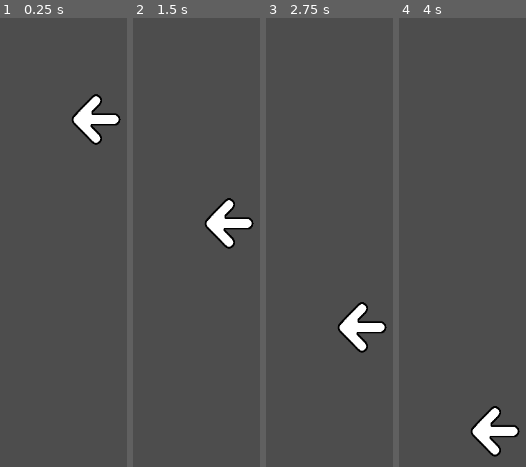
Above: before the commit, frames 1-4 (left to right).
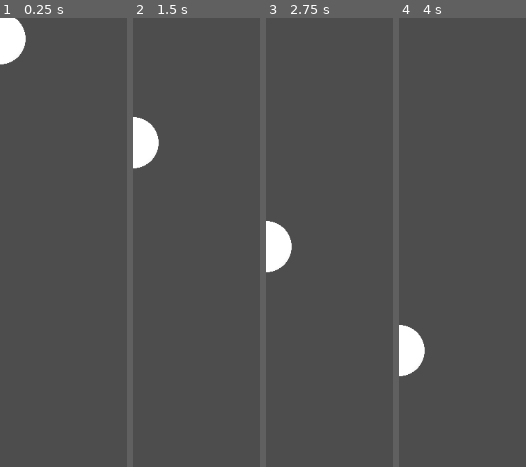
Above: after the commit, the same moments.

Repository: FrankyTheCatt/ArkadiaRhythm
Game: Godot game, scene res://sprites/Circle.tscn
Same seed, same stepped clock (60 frames per second), same inputs: the game is played once before the commit and once after it. Before the commit the project starts from res://KeyObject.tscn.
Inputs:
- Up to frame 1 (0.25 s): no input
- Up to frame 2 (1.5 s): hold D 0.53-1.28 s; tap F at 0.6, 1.35 s; hold S from 1.28 s (still down)
- Up to frame 3 (2.75 s): release S at 2.03 s; hold D from 2.03 s (still down); tap F at 2.1 s
- Up to frame 4 (4 s): release D at 2.78 s; hold Up 2.78-3.53 s; tap F at 2.85, 3.6 s; hold A from 3.53 s (still down)

The runs differ from the first frame. In frame 1, 3.8% of the frame differs, in the area x 0-96%, y 0-29%; in frame 2, 3.8%, in the area x 0-96%, y 22-52%; in frame 3, 3.8%; in frame 4, 3.8%.

Commit message:
carriles y nivel DONE

Diff:
--- a/Level.tscn
+++ /dev/null
@@ -1,12 +0,0 @@
-[gd_scene load_steps=3 format=3 uid="uid://cslbknm5nm8gw"]
-
-[ext_resource type="Script" path="res://level.gd" id="1_gykbn"]
-[ext_resource type="PackedScene" uid="uid://b7wd1cflll84l" path="res://CircleObject.tscn" id="2_5kq14"]
-
-[node name="Level" type="Node2D"]
-script = ExtResource("1_gykbn")
-
-[node name="Objects" type="Node2D" parent="."]
-
-[node name="CircleObject" parent="Objects" instance=ExtResource("2_5kq14")]
-position = Vector2(158, 584)
--- a/carriles.gd
+++ /dev/null
@@ -1,37 +0,0 @@
-extends Area2D
-
-const gravedad = 120
-var esta_dentro = false;
-var selected_Key = 0
-
-#Hace que la letra caiga
-func _process(delta):
-	position.y += gravedad * delta
-	if esta_dentro:
-		if Input.is_key_pressed(selected_Key):
-			print("debug=> Qué bien!")
-			queue_free()
-
-func spawn(key:int, pos:Vector2)->void:
-	position = pos
-	match key:
-		0:
-			selected_Key = KEY_LEFT
-			rotation_degrees = 0
-		1:
-			selected_Key = KEY_RIGHT
-			rotation_degrees = 180
-		2:
-			selected_Key = KEY_UP
-			rotation_degrees = 90
-		3:
-			selected_Key = KEY_DOWN
-			rotation_degrees = -90
-
-#Detecta un objeto si entra al área
-func _on_area_entered(area: Area2D) -> void:
-	esta_dentro = true
-
-#Detecta un objeto si sale del área
-func _on_area_exited(area: Area2D) -> void:
-	esta_dentro = false
--- a/icon.svg
+++ /dev/null
@@ -1 +0,0 @@
-<svg xmlns="http://www.w3.org/2000/svg" width="128" height="128"><rect width="124" height="124" x="2" y="2" fill="#363d52" stroke="#212532" stroke-width="4" rx="14"/><g fill="#fff" transform="translate(12.322 12.322)scale(.101)"><path d="M105 673v33q407 354 814 0v-33z"/><path fill="#478cbf" d="m105 673 152 14q12 1 15 14l4 67 132 10 8-61q2-11 15-15h162q13 4 15 15l8 61 132-10 4-67q3-13 15-14l152-14V427q30-39 56-81-35-59-83-108-43 20-82 47-40-37-88-64 7-51 8-102-59-28-123-42-26 43-46 89-49-7-98 0-20-46-46-89-64 14-123 42 1 51 8 102-48 27-88 64-39-27-82-47-48 49-83 108 26 42 56 81zm0 33v39c0 276 813 276 814 0v-39l-134 12-5 69q-2 10-14 13l-162 11q-12 0-16-11l-10-65H446l-10 65q-4 11-16 11l-162-11q-12-3-14-13l-5-69z"/><path d="M483 600c0 34 58 34 58 0v-86c0-34-58-34-58 0z"/><circle cx="725" cy="526" r="90"/><circle cx="299" cy="526" r="90"/></g><g fill="#414042" transform="translate(12.322 12.322)scale(.101)"><circle cx="307" cy="532" r="60"/><circle cx="717" cy="532" r="60"/></g></svg>
--- a/level.gd
+++ /dev/null
@@ -1 +0,0 @@
-extends Node2D
--- a/node_2d.tscn
+++ /dev/null
@@ -1,5 +0,0 @@
-[gd_scene format=3 uid="uid://cu6mpi1o5521n"]
-
-[node name="Node2D" type="Node2D"]
-
-[node name="HolaMundo" type="Node2D" parent="."]
--- a/project.godot
+++ b/project.godot
@@ -11,6 +11,5 @@
 [application]
 
 config/name="ArkadiaRythm"
-run/main_scene="res://KeyObject.tscn"
+run/main_scene="res://sprites/Circle.tscn"
 config/features=PackedStringArray("4.3", "Forward Plus")
-config/icon="res://icon.svg"
--- /dev/null
+++ b/scenes/Level.tscn
@@ -0,0 +1,31 @@
+[gd_scene load_steps=4 format=3 uid="uid://cslbknm5nm8gw"]
+
+[ext_resource type="Script" path="res://scenes/level.gd" id="1_gudhc"]
+[ext_resource type="PackedScene" uid="uid://cgsg7grhbovfi" path="res://sprites/Circle.tscn" id="2_l5qx0"]
+[ext_resource type="PackedScene" uid="uid://b7wd1cflll84l" path="res://sprites/AtrapaCircle.tscn" id="3_47rv0"]
+
+[node name="Level" type="Node2D"]
+script = ExtResource("1_gudhc")
+KeyObject = ExtResource("2_l5qx0")
+
+[node name="Objects" type="Node2D" parent="."]
+
+[node name="ColorObject" parent="Objects" instance=ExtResource("3_47rv0")]
+position = Vector2(412, 556)
+
+[node name="ColorObject2" parent="Objects" instance=ExtResource("3_47rv0")]
+position = Vector2(530, 558)
+
+[node name="ColorObject3" parent="Objects" instance=ExtResource("3_47rv0")]
+position = Vector2(643, 557)
+
+[node name="ColorObject4" parent="Objects" instance=ExtResource("3_47rv0")]
+position = Vector2(756, 556)
+
+[node name="Marker2D" type="Marker2D" parent="."]
+position = Vector2(586, 53)
+
+[node name="Timer" type="Timer" parent="."]
+autostart = true
+
+[connection signal="timeout" from="Timer" to="." method="_on_timer_timeout"]
--- /dev/null
+++ b/scenes/carriles.gd
@@ -0,0 +1,38 @@
+extends Area2D
+
+const gravedad = 120
+var esta_dentro = false
+var selected_Key = 0
+
+# Hace que la nota caiga
+func _process(delta):
+	position.y += gravedad * delta
+	if esta_dentro:
+		if Input.is_key_pressed(selected_Key):
+			print("debug=> Qué bien!")
+			queue_free()
+
+# Asignar un color y tecla fija por carril
+func spawn(key:int, pos:Vector2)->void:
+	position = pos
+	match key:
+		0:  # Carril 1
+			selected_Key = KEY_A
+			self.modulate = Color(1, 0, 0)  # Rojo
+		1:  # Carril 2
+			selected_Key = KEY_S
+			self.modulate = Color(1, 1, 0)  # Amarillo
+		2:  # Carril 3
+			selected_Key = KEY_D
+			self.modulate = Color(0, 0, 1)  # Azul
+		3:  # Carril 4
+			selected_Key = KEY_F
+			self.modulate = Color(0, 1, 0)  # Verde
+
+# Detecta si una nota entra en el área
+func _on_area_entered(area: Area2D) -> void:
+	esta_dentro = true
+
+# Detecta si una nota sale del área
+func _on_area_exited(area: Area2D) -> void:
+	esta_dentro = false
--- /dev/null
+++ b/scenes/level.gd
@@ -0,0 +1,30 @@
+extends Node2D
+@export var KeyObject: PackedScene
+
+var positions: Array = []
+var timers: Array = []  # Array para los temporizadores
+
+func _ready():
+	positions.append($Objects/ColorObject.global_position.x)
+	positions.append($Objects/ColorObject2.global_position.x)
+	positions.append($Objects/ColorObject3.global_position.x)
+	positions.append($Objects/ColorObject4.global_position.x)
+
+	# Crear y configurar un temporizador para cada carril
+	for i in range(4):
+		var timer = Timer.new()
+		timer.wait_time = randf_range(1.0, 3.0)  # Ritmo diferente para cada carril
+		timer.one_shot = false
+		# Usamos un closure para pasar el índice del carril correctamente
+		timer.connect("timeout", Callable(self, "_spawn").bind(i))
+		add_child(timer)
+		timers.append(timer)
+		timer.start()
+
+# Spawnea una nota en el carril específico
+func _spawn(carril:int):
+	var KeyInstance = KeyObject.instantiate()
+	var pos = $Marker2D.position
+	pos.x = positions[carril]  # Asignar la posición según el carril
+	KeyInstance.spawn(carril, pos)  # Pasar el carril y el color correspondiente
+	add_child(KeyInstance)
--- a/CircleObject.tscn
+++ b/sprites/AtrapaCircle.tscn
@@ -1,10 +1,10 @@
 [gd_scene load_steps=2 format=3 uid="uid://b7wd1cflll84l"]
 
 [sub_resource type="CircleShape2D" id="CircleShape2D_6b0uv"]
-radius = 24.0832
+radius = 40.05
 
 [node name="CircleObject" type="Area2D"]
-position = Vector2(67, 58)
+position = Vector2(0, -1)
 
 [node name="CollisionShape2D" type="CollisionShape2D" parent="."]
 shape = SubResource("CircleShape2D_6b0uv")
--- a/KeyObject.tscn
+++ b/sprites/Circle.tscn
@@ -1,7 +1,7 @@
 [gd_scene load_steps=4 format=3 uid="uid://cgsg7grhbovfi"]
 
-[ext_resource type="Script" path="res://carriles.gd" id="1_rp28q"]
-[ext_resource type="Texture2D" uid="uid://bl5ucwvdl8uou" path="res://sprites/arrow.png" id="2_8cem4"]
+[ext_resource type="Script" path="res://scenes/carriles.gd" id="1_rp28q"]
+[ext_resource type="Texture2D" uid="uid://dknwt2d4k6sbe" path="res://assets/circleImage.png" id="2_58wg4"]
 
 [sub_resource type="CircleShape2D" id="CircleShape2D_1xujf"]
 radius = 37.1214
@@ -10,13 +10,11 @@
 script = ExtResource("1_rp28q")
 
 [node name="CollisionShape2D" type="CollisionShape2D" parent="."]
-position = Vector2(138, 116)
 shape = SubResource("CircleShape2D_1xujf")
 
-[node name="Arrow" type="Sprite2D" parent="."]
-position = Vector2(135, 115)
-scale = Vector2(0.345703, 0.357422)
-texture = ExtResource("2_8cem4")
+[node name="CircleImage" type="Sprite2D" parent="."]
+scale = Vector2(0.121299, 0.123636)
+texture = ExtResource("2_58wg4")
 
 [connection signal="area_entered" from="." to="." method="_on_area_entered"]
 [connection signal="area_exited" from="." to="." method="_on_area_exited"]
Binary file added: assets/circleImage.png
Not shown, changed: assets/circleImage.png.import
Binary file removed: sprites/arrow.png
Not shown, removed: sprites/arrow.png.import
Binary file removed: sprites/arrow_hollow.png
Not shown, removed: sprites/arrow_hollow.png.import
